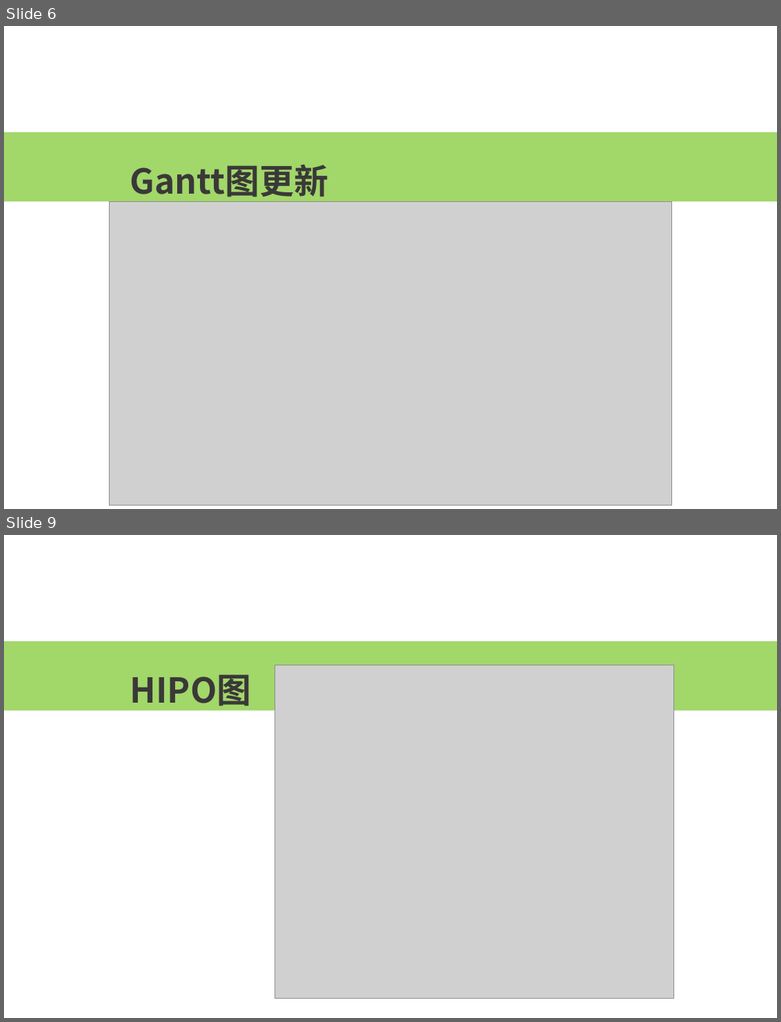
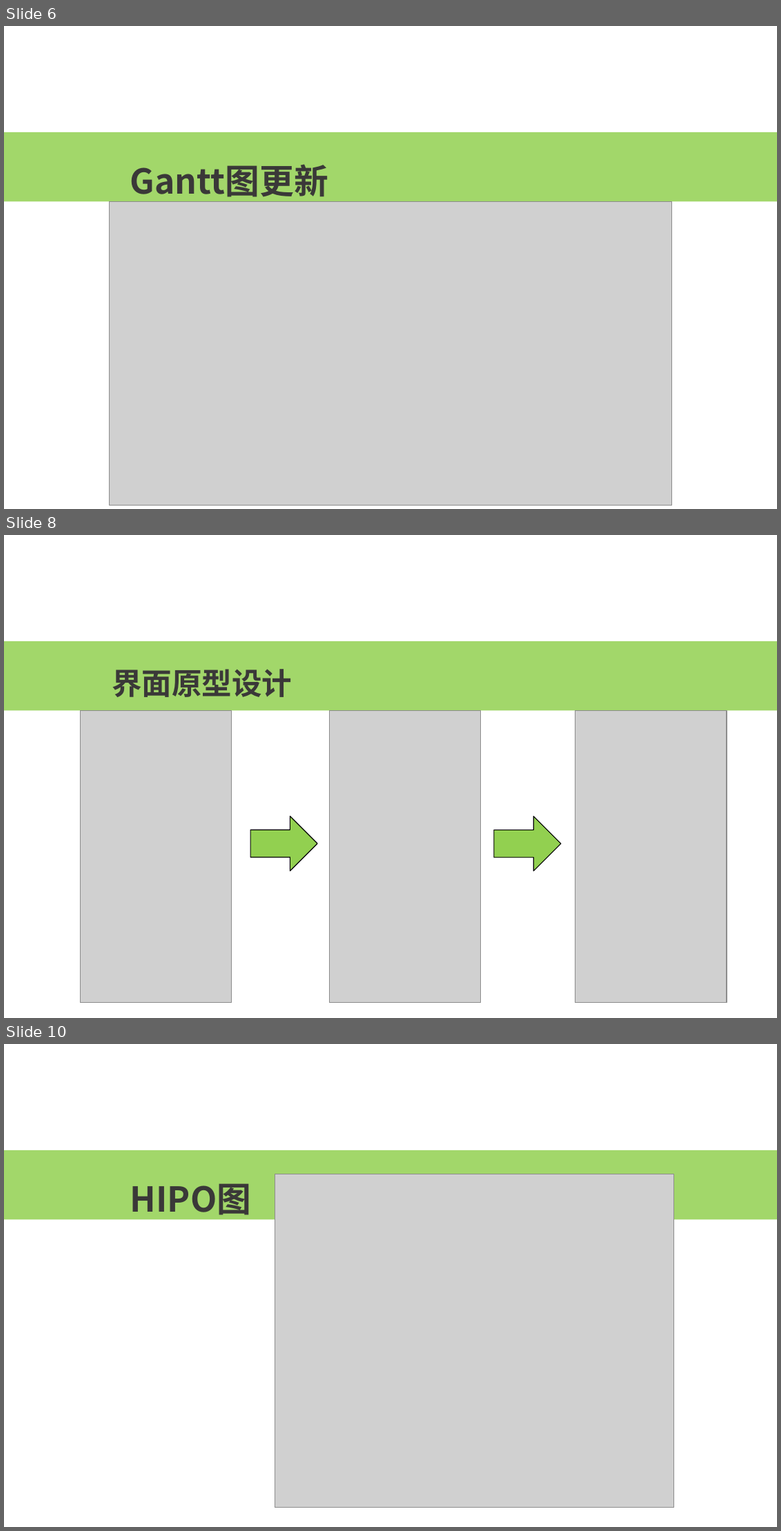
Before and after one commit to popopoi/Software-G07, a slide deck: SE2018春-G07/详细设计/SE2018春-G07-总体与详细设计.pptx. Shown one above the other, each under a label of ours: slides 6 and 9 before the commit, slides 6, 8 and 10 after it; the slides between them are not shown. The pictures are 781x1022 and 781x1531 pixels, drawn with LibreOffice and Linux fonts; fonts in the diff are those of the drawing; grey boxes stand for pictures; background and template pictures are left out. Boxes give left, top, right and bottom in pixels: in the first picture for what was removed or moved away, otherwise in the second. Text is boxed around its words. In the diff, an @@ line names an element or a change of style, - is before the commit and + after.

Commit message:
修改文件结构，添加界面原型

```diff
--- a/SE2018春-G07/详细设计/SE2018春-G07-总体与详细设计.pptx
+++ b/SE2018春-G07/详细设计/SE2018春-G07-总体与详细设计.pptx
@@ slide 8 added at [4, 535, 777, 1018], background picture (left out) @@
@@ rectangle added at [4, 641, 777, 710], fill #92D050 at 85% opacity @@
@@ text added at [112, 669, 292, 697], 28 pt, text #3A3838, bold @@
+界面原型设计
@@ picture added at [80, 710, 231, 1003] @@
@@ picture added at [330, 710, 481, 1003] @@
@@ picture added at [575, 710, 726, 1003] @@
@@ right arrow added at [250, 817, 318, 871], fill #92D050, outline #000000 0.75 pt @@
@@ right arrow added at [494, 817, 562, 871], fill #92D050, outline #000000 0.75 pt @@
@@ what was slide 9 is now slide 10 @@
```
Also in this commit, not shown: 3 slides changed, 1 other slide added, 1 slide removed, 5 other files.
